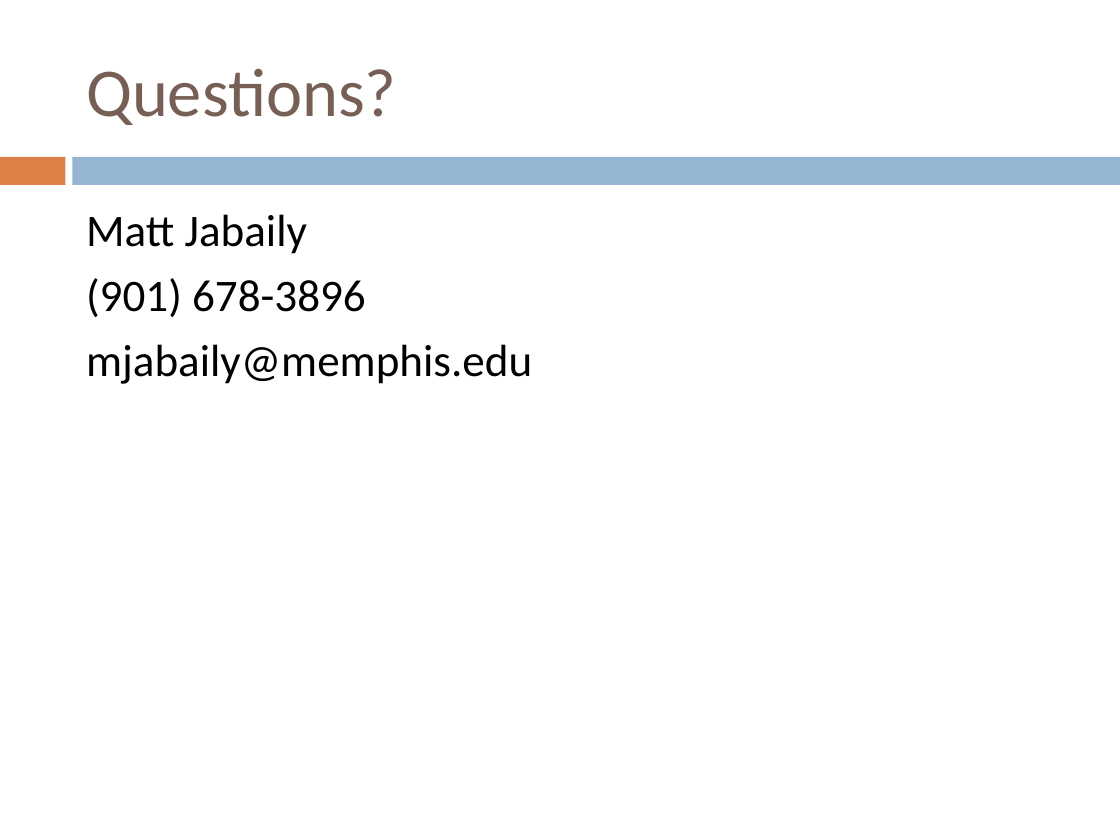
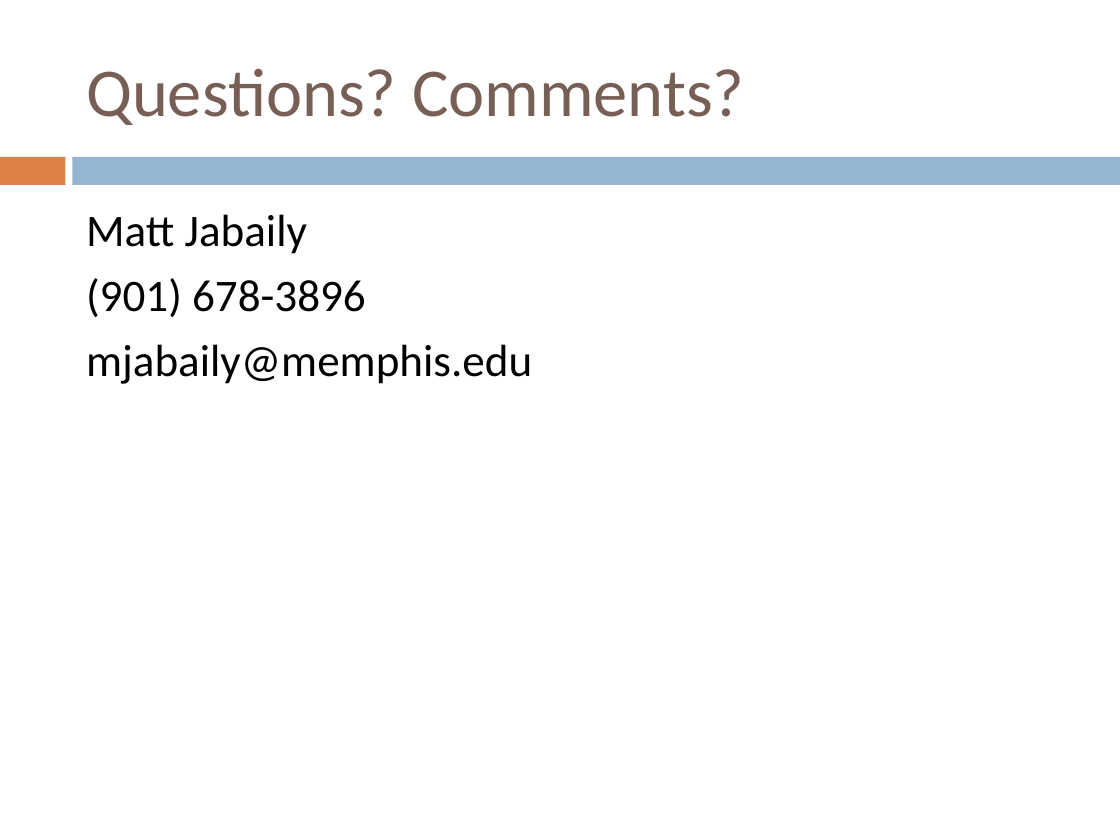
Before and after one commit to mjabaily/ILL, a slide deck: slide 8 of Streamlining Service for Distance Education Library Users.pptx. Drawn at 1120x840 pixels with LibreOffice and Linux fonts; fonts in the diff are those of the drawing. Boxes give left, top, right and bottom in pixels: in the first picture for what was removed or moved away, otherwise in the second. Text is boxed around its words. In the diff, an @@ line names an element or a change of style, - is before the commit and + after.

```diff
--- a/Streamlining Service for Distance Education Library Users.pptx
+++ b/Streamlining Service for Distance Education Library Users.pptx
@@ title at [86, 68, 744, 125]: text changed @@
-Questions?
+Questions? Comments?
```
Also in this commit, not shown: 5 other slides changed.
